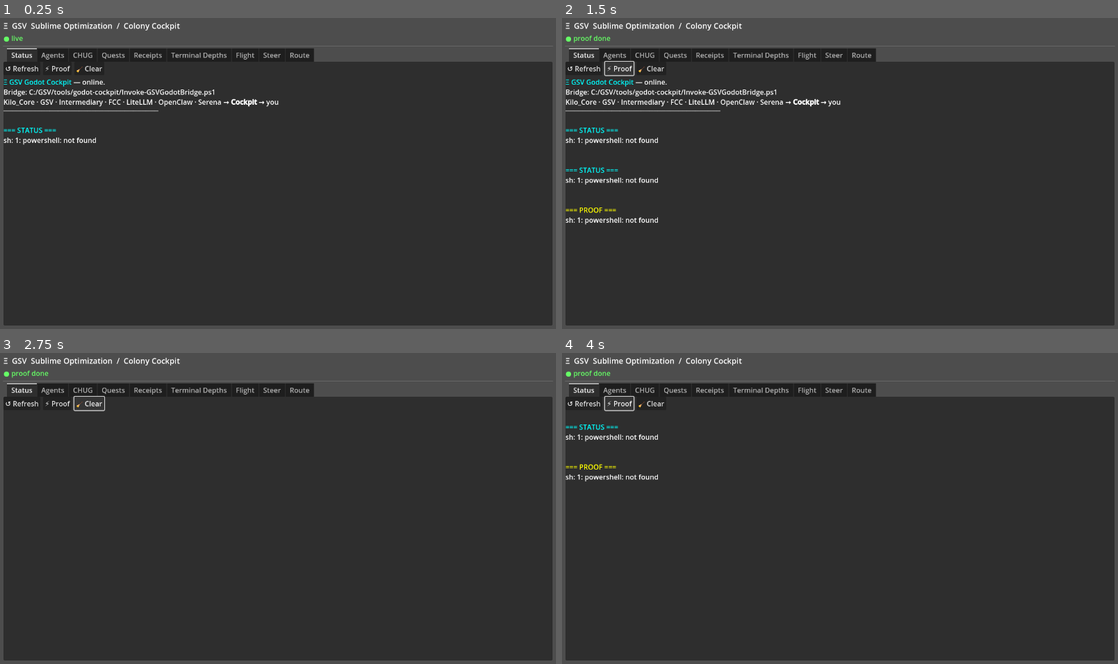
Above: before the commit, frames 1-4 (two rows, left to right).
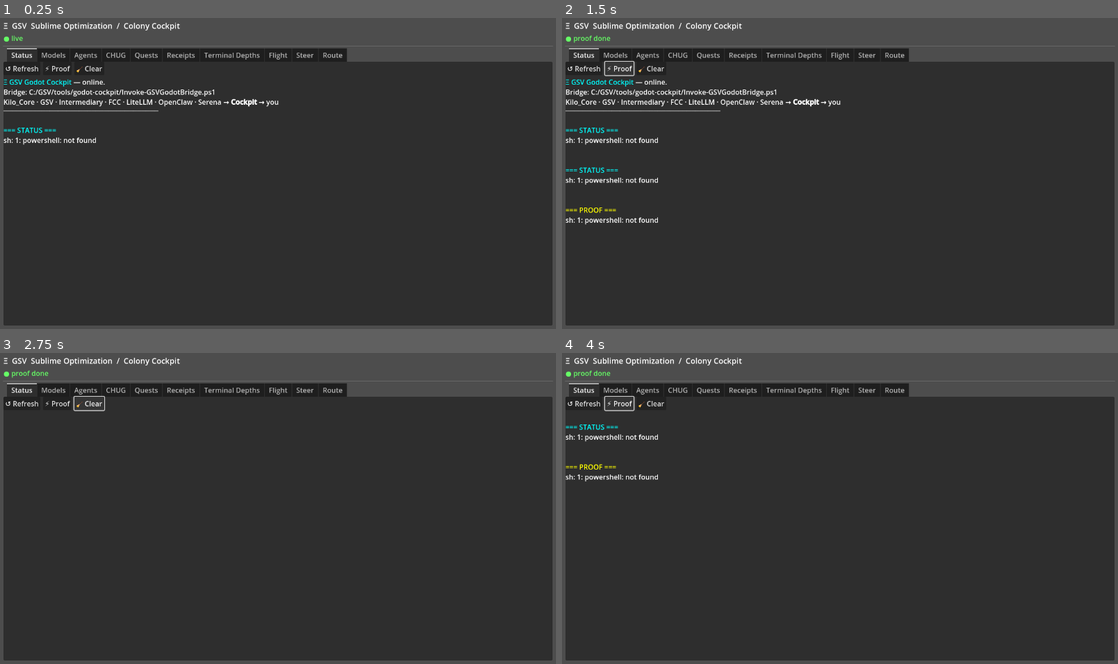
Above: after the commit, the same moments.

Repository: KiloMusician/GSV_Godot_Cockpit
Game: Godot game, scene res://scenes/Main.tscn
Two runs of this game, one before a commit and one after it. Both use one fixed random seed, a clock stepped at 60 frames per second and the inputs below.
Inputs:
- Up to frame 1 (0.25 s): no input
- Up to frame 2 (1.5 s): click "↺ Refresh" at 0.5 s; click "⚡ Proof" at 1.25 s
- Up to frame 3 (2.75 s): click "🧹 Clear" at 2 s
- Up to frame 4 (4 s): click "↺ Refresh" at 2.75 s; click "⚡ Proof" at 3.5 s

The runs differ from the first frame. In frame 1, 0.7% of the frame differs, in the area x 7-63%, y 9-15%; in frame 2, 0.7%; in frame 3, 0.7%; in frame 4, 0.7%.
Error after the commit: Invalid assignment of property or key 'use_bbcode' with value of type 'bool' on a base object of type 'RichTextLabel'. (res://scripts/ModelStatusPanel.gd:36)

Commit message:
feat(cockpit): Models tab + fix Main.gd parse error + gitignore
- Add ModelStatusPanel.gd: live bloodstream probe (Ollama/LiteLLM/FCC)
  direct HTTP calls, no bridge overhead, shows model list + sizes
- Wire Models tab into Main.gd between Status and Agents (8 tabs total)
- Fix linter-injected `const` before `extends` causing parse error
- Replace spaces with tabs throughout ModelStatusPanel.gd (GDScript requires tabs)
- Fix bbcode_enabled -> use_bbcode (Godot 4 API)
- Add .gitignore (exclude editor cache)

Co-Authored-By: Claude Sonnet 4.6 <noreply@anthropic.com>

Diff:
--- a/scripts/Main.gd
+++ b/scripts/Main.gd
@@ -64,6 +64,7 @@
 	root.add_child(_tabs)
 
 	_build_status_tab()
+	_build_models_tab()
 	_build_agent_tab()
 	_build_chug_tab()
 	_build_quest_tab()
@@ -90,6 +91,14 @@
 	_status_box.scroll_following = true
 	_status_box.size_flags_vertical = Control.SIZE_EXPAND_FILL
 	panel.add_child(_status_box)
+
+func _build_models_tab() -> void:
+	var panel := VBoxContainer.new()
+	panel.name = "Models"
+	_tabs.add_child(panel)
+	var models = _gsv_create_model_status_panel()
+	models.size_flags_vertical = Control.SIZE_EXPAND_FILL
+	panel.add_child(models)
 
 func _build_chug_tab() -> void:
 	var panel := VBoxContainer.new()
@@ -394,3 +403,7 @@
 func _append_flight(text: String) -> void:
 	if _flight_output:
 		_flight_output.append_text(text + "\n")
+
+
+func _gsv_create_model_status_panel() -> Control:
+	return load("res://scripts/ModelStatusPanel.gd").new()
--- /dev/null
+++ b/scripts/ModelStatusPanel.gd
@@ -0,0 +1,109 @@
+extends VBoxContainer
+
+## ModelStatusPanel — Live model bloodstream: Ollama · LiteLLM · FCC.
+## Probes each inference endpoint and shows available models.
+
+const BRIDGE := "C:/GSV/tools/godot-cockpit/Invoke-GSVGodotBridge.ps1"
+
+var _output: RichTextLabel
+var _status: Label
+
+func _ready() -> void:
+	var title := Label.new()
+	title.text = "Ξ Model Bloodstream — Ollama · LiteLLM · FCC"
+	title.add_theme_font_size_override("font_size", 15)
+	add_child(title)
+
+	_status = Label.new()
+	_status.text = "status: waiting"
+	_status.modulate = Color(0.6, 0.6, 0.6)
+	add_child(_status)
+
+	var btns := HBoxContainer.new()
+	add_child(btns)
+
+	var refresh_btn := Button.new()
+	refresh_btn.text = "↺ Refresh"
+	refresh_btn.pressed.connect(refresh_models)
+	btns.add_child(refresh_btn)
+
+	var fcc_note := Label.new()
+	fcc_note.text = "  bridge mode: models"
+	fcc_note.modulate = Color(0.5, 0.5, 0.5)
+	btns.add_child(fcc_note)
+
+	_output = RichTextLabel.new()
+	_output.use_bbcode = true
+	_output.size_flags_horizontal = Control.SIZE_EXPAND_FILL
+	_output.size_flags_vertical = Control.SIZE_EXPAND_FILL
+	_output.scroll_following = false
+	add_child(_output)
+
+	refresh_models()
+
+func refresh_models() -> void:
+	_status.text = "status: probing..."
+	_output.clear()
+	_output.append_text("[color=cyan]probing model bloodstream...[/color]\n")
+
+	# Parallel: probe Ollama and LiteLLM directly (faster than bridge)
+	_probe_ollama()
+	_probe_litellm()
+	_probe_fcc()
+
+	_status.text = "status: live"
+
+func _probe_ollama() -> void:
+	var raw := _ps("(Invoke-WebRequest 'http://localhost:11434/api/tags' -UseBasicParsing -TimeoutSec 4).Content")
+	_output.append_text("\n[b]OLLAMA :11434[/b]\n")
+	var parsed = JSON.parse_string(raw)
+	if typeof(parsed) == TYPE_DICTIONARY and parsed.has("models"):
+		var models: Array = parsed["models"]
+		_output.append_text("[color=green]● UP[/color] — %d models\n" % models.size())
+		for m in models:
+			if typeof(m) == TYPE_DICTIONARY:
+				var name_str: String = str(m.get("name", m.get("model", "?")))
+				var size_gb: float = float(str(m.get("size", 0))) / 1_000_000_000.0
+				_output.append_text("  [color=gray]·[/color] %s  [color=gray](%.1fGB)[/color]\n" % [name_str, size_gb])
+	else:
+		_output.append_text("[color=red]● DOWN[/color]\n")
+
+func _probe_litellm() -> void:
+	var raw := _ps("(Invoke-WebRequest 'http://localhost:4000/v1/models' -UseBasicParsing -TimeoutSec 4).Content")
+	_output.append_text("\n[b]LITELLM :4000[/b]\n")
+	var parsed = JSON.parse_string(raw)
+	if typeof(parsed) == TYPE_DICTIONARY and parsed.has("data"):
+		var items: Array = parsed["data"]
+		_output.append_text("[color=green]● UP[/color] — %d aliases\n" % items.size())
+		for item in items:
+			if typeof(item) == TYPE_DICTIONARY:
+				_output.append_text("  [color=gray]·[/color] %s\n" % str(item.get("id", "?")))
+	else:
+		_output.append_text("[color=red]● DOWN[/color]\n")
+
+func _probe_fcc() -> void:
+	var raw := _ps("(Invoke-WebRequest 'http://127.0.0.1:8082/v1/models' -UseBasicParsing -TimeoutSec 4).Content")
+	_output.append_text("\n[b]FCC :8082[/b]\n")
+	var parsed = JSON.parse_string(raw)
+	if typeof(parsed) == TYPE_DICTIONARY and (parsed.has("data") or parsed.has("models")):
+		var items: Array = parsed.get("data", parsed.get("models", []))
+		_output.append_text("[color=green]● UP[/color] — %d models\n" % items.size())
+		# Show first 8
+		var shown := 0
+		for item in items:
+			if shown >= 8: break
+			if typeof(item) == TYPE_DICTIONARY:
+				_output.append_text("  [color=gray]·[/color] %s\n" % str(item.get("id", item.get("name", "?"))))
+			shown += 1
+		if items.size() > 8:
+			_output.append_text("  [color=gray]... +%d more[/color]\n" % (items.size() - 8))
+	else:
+		_output.append_text("[color=yellow]● NOT FOUND[/color] (start fcc-codex)\n")
+
+func _ps(cmd: String) -> String:
+	var output: Array = []
+	OS.execute("pwsh", ["-NoProfile", "-Command",
+		"try { %s } catch { '{}' }" % cmd], output, true, false)
+	var text := ""
+	for line in output: text += str(line)
+	return text.strip_edges()
Not shown, added: scripts/ModelStatusPanel.gd.uid
Not shown, added: .gitignore
